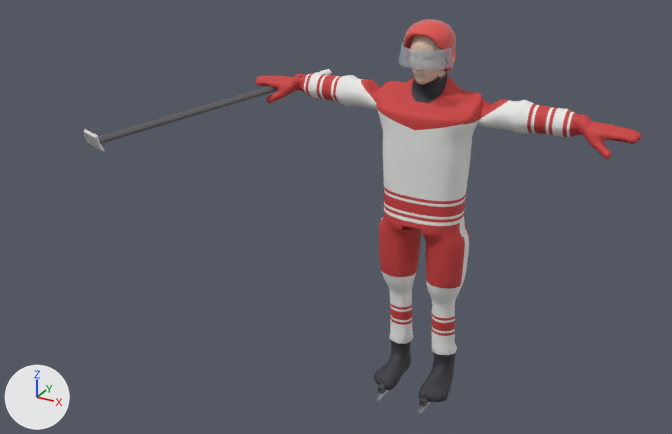
The glTF model assets/models/skater.glb, before and after one commit.
Rendered twice from a 50 mm camera at (1.59, -3.73, 2.51) aimed at (-0.27, -0.34, 0.82). Lighting does not change. The marker at lower left points along +X, +Y and +Z. The older version comes first. Where no turn or scale is listed for an object, it has been applied to the vertices.

The first picture shows 'helmet3', 'skater_outfit', 'stick', 'visor_half' and 2 more.
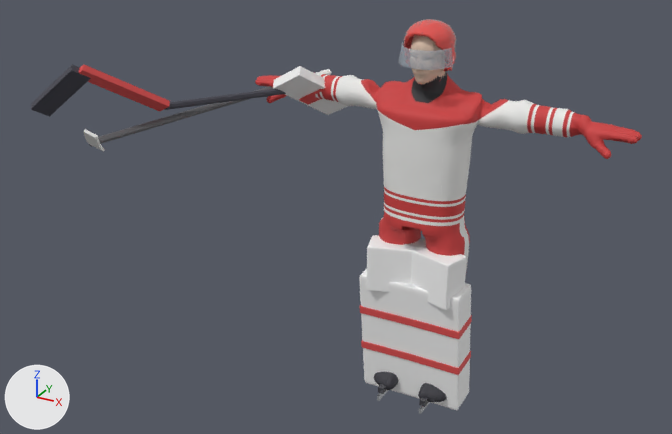
Changed parts and their boxes (x1, y1, x2, y2) in the pictures (672 x 434 px):
'g_pad_l', added: after (404, 283, 471, 410)
'g_pad_r', added: after (359, 268, 415, 396)
'g_knee_l', added: after (406, 238, 467, 310)
'g_knee_r', added: after (367, 235, 427, 292)
'g_blocker', added: after (273, 66, 348, 115)
'g_stick_blade', added: after (31, 65, 91, 117)
'g_stick_paddle', added (red): after (79, 65, 170, 111)
'g_stick_shaft', added: after (165, 89, 286, 110)
'g_padstripe_l0', added (red): after (401, 315, 472, 339)
'g_padstripe_l1', added (red): after (404, 351, 471, 375)
'g_padstripe_r0', added: after (360, 305, 408, 325)
'g_padstripe_r1', added: after (361, 340, 413, 360)
'g_blockerTrim', added: after (299, 89, 323, 105)

The change, as a list of edits to the scene's bpy script:
```text
Add ob_g_knee_r:
    ob_g_knee_r = bpy.data.objects.new('g_knee_r', me_g_knee_r_002)  # 96 vertices, 188 faces; spans x -0.158..0.158, y -0.107..0.107, z -0.118..0.118; in mat_gear_body (white #f6f6f6)
    ob_g_knee_r.location = (-0.088, -0.05, 0.491)
Add ob_g_padstripe_r1:
    ob_g_padstripe_r1 = bpy.data.objects.new('g_padstripe_r1', me_g_padstripe_r1_002)  # 96 vertices, 188 faces; spans x -0.154..0.154, y -0.081..0.081, z -0.029..0.029; in mat_gear_trim (red #e15050)
    ob_g_padstripe_r1.location = (-0.113, -0.013, 0.029)
Add ob_g_padstripe_r0:
    ob_g_padstripe_r0 = bpy.data.objects.new('g_padstripe_r0', me_g_padstripe_r1_002.copy())
    ob_g_padstripe_r0.location = (-0.113, -0.037, 0.242)
Add ob_g_pad_r:
    ob_g_pad_r = bpy.data.objects.new('g_pad_r', me_g_pad_r_002)  # 96 vertices, 188 faces; spans x -0.151..0.151, y -0.112..0.112, z -0.34..0.34; in mat_gear_body (white #f6f6f6)
    ob_g_pad_r.location = (-0.113, -0.02, 0.109)
Add ob_g_knee_l:
    ob_g_knee_l = bpy.data.objects.new('g_knee_l', me_g_knee_l_002)  # 96 vertices, 188 faces; spans x -0.158..0.158, y -0.107..0.107, z -0.118..0.118; in mat_gear_body (white #f6f6f6)
    ob_g_knee_l.location = (0.088, -0.05, 0.491)
Add ob_g_padstripe_l1:
    ob_g_padstripe_l1 = bpy.data.objects.new('g_padstripe_l1', me_g_padstripe_l1_002)  # 96 vertices, 188 faces; spans x -0.154..0.154, y -0.081..0.081, z -0.029..0.029; in mat_gear_trim (red #e15050)
    ob_g_padstripe_l1.location = (0.113, -0.013, 0.029)
Add ob_g_padstripe_l0:
    ob_g_padstripe_l0 = bpy.data.objects.new('g_padstripe_l0', me_g_padstripe_l1_002.copy())
    ob_g_padstripe_l0.location = (0.113, -0.037, 0.242)
Add ob_g_pad_l:
    ob_g_pad_l = bpy.data.objects.new('g_pad_l', me_g_pad_l_002)  # 96 vertices, 188 faces; spans x -0.151..0.151, y -0.112..0.112, z -0.34..0.34; in mat_gear_body (white #f6f6f6)
    ob_g_pad_l.location = (0.113, -0.02, 0.109)
Add ob_g_stick_shaft:
    ob_g_stick_shaft = bpy.data.objects.new('g_stick_shaft', me_g_stick_shaft_002)  # 16 vertices, 28 faces; spans x -0.17..0.17, y -0.366..0.366, z -0.042..0.042; in mat_gear_dark (dark grey #454550)
    ob_g_stick_shaft.location = (-0.836, -0.249, 1.279)
Add ob_g_stick_paddle:
    ob_g_stick_paddle = bpy.data.objects.new('g_stick_paddle', me_g_stick_paddle_002)  # 96 vertices, 188 faces; spans x -0.127..0.127, y -0.172..0.172, z -0.134..0.134; in mat_gear_trim (red #e15050)
    ob_g_stick_paddle.location = (-1.082, -0.765, 1.411)
Add ob_g_stick_blade:
    ob_g_stick_blade = bpy.data.objects.new('g_stick_blade', me_g_stick_blade_002)  # 96 vertices, 188 faces; spans x -0.172..0.172, y -0.055..0.055, z -0.14..0.14; in mat_gear_dark (dark grey #454550)
    ob_g_stick_blade.location = (-1.314, -0.901, 1.402)
Add ob_g_blockertrim:
    ob_g_blockertrim = bpy.data.objects.new('g_blockerTrim', me_g_blockertrim_002)  # 96 vertices, 188 faces; spans x -0.083..0.083, y -0.039..0.039, z -0.057..0.057; in mat_gear_trim (red #e15050)
    ob_g_blockertrim.location = (-0.603, 0.041, 1.237)
Add ob_g_blocker:
    ob_g_blocker = bpy.data.objects.new('g_blocker', me_g_blocker_002)  # 96 vertices, 188 faces; spans x -0.169..0.169, y -0.166..0.166, z -0.156..0.156; in mat_gear_body (white #f6f6f6)
    ob_g_blocker.location = (-0.611, 0.059, 1.257)
```
